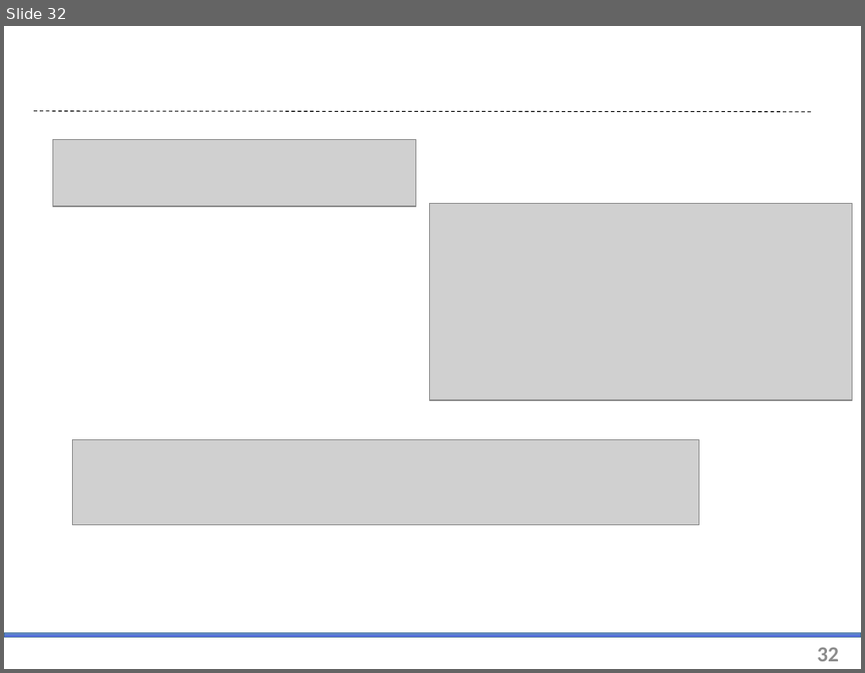
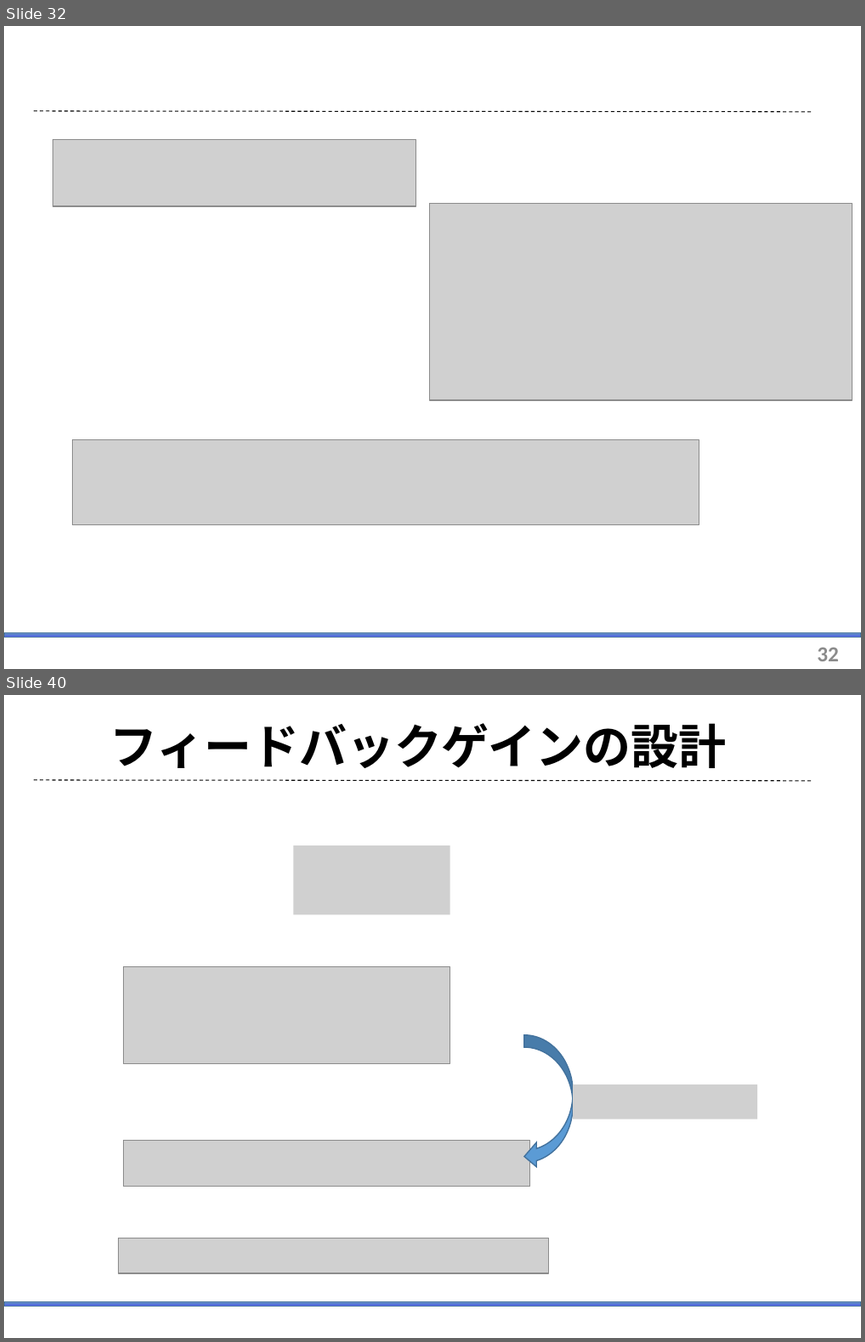
Before and after one commit to arabian9ts/Pendulum, a slide deck: presentation/pendulum_theory.pptx. Shown one above the other, each under a label of ours: slide 32 before the commit, slides 32 and 40 after it; the slides between them are not shown. The pictures are 865x673 and 865x1342 pixels, drawn with LibreOffice and Linux fonts; fonts in the diff are those of the drawing; grey boxes stand for pictures. Boxes give left, top, right and bottom in pixels: in the first picture for what was removed or moved away, otherwise in the second. Text is boxed around its words. In the diff, an @@ line names an element or a change of style, - is before the commit and + after.

```diff
--- a/presentation/pendulum_theory.pptx
+++ b/presentation/pendulum_theory.pptx
@@ slide 40 added at [4, 695, 861, 1338], background #FFFFFF; not listed: 2 template elements that a slide beside it also shows @@
@@ title added at [109, 723, 726, 768], 40 pt, text #000000, bold @@
+フィードバックゲインの設計
@@ picture added at [294, 845, 450, 915] @@
@@ picture added at [123, 967, 449, 1063] @@
@@ curved left arrow added at [524, 1035, 573, 1168], fill #5B9BD5, outline #43739E 1 pt @@
@@ picture added at [573, 1084, 757, 1118] @@
@@ picture added at [123, 1140, 530, 1186] @@
@@ picture added at [119, 1237, 549, 1273] @@
```
Also in this commit, not shown: 12 other slides added.
